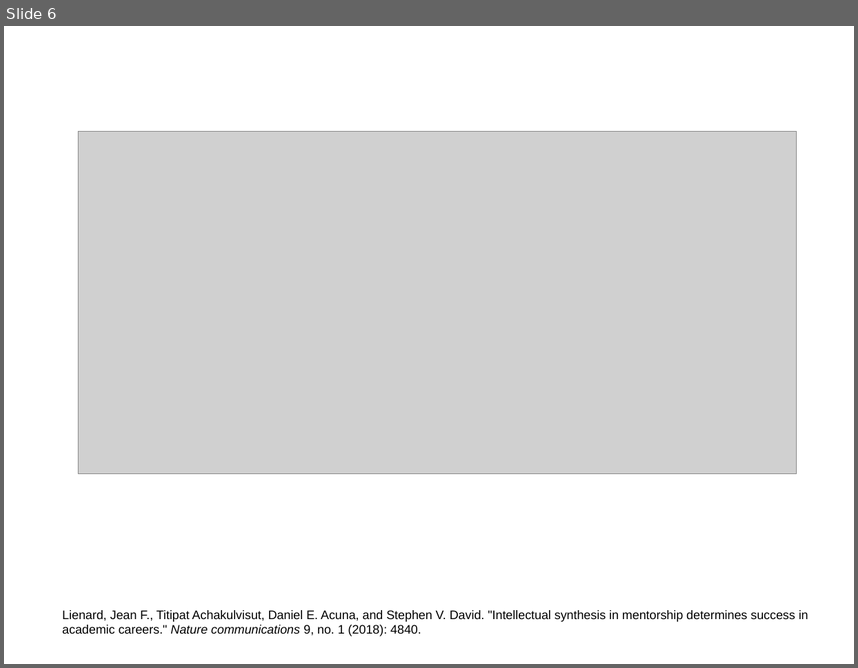
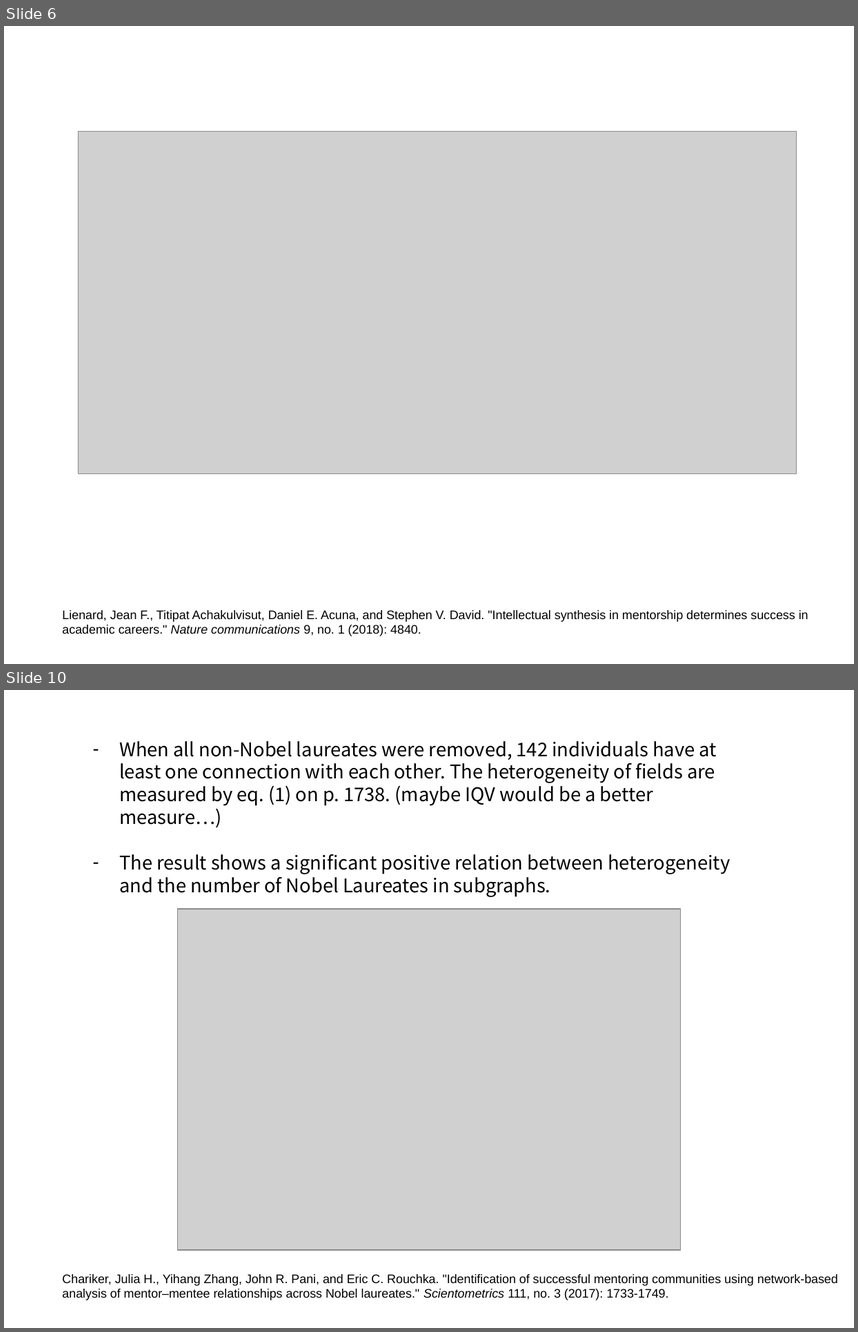
Before and after one commit to Donghyun-Kang-Soc/neurotree_project, a slide deck: NeuroTree_lit_review_Donghyun.pptx. Shown one above the other, each under a label of ours: slide 6 before the commit, slides 6 and 10 after it; the slides between them are not shown. The pictures are 858x668 and 858x1332 pixels, drawn with LibreOffice and Linux fonts; fonts in the diff are those of the drawing; grey boxes stand for pictures. Boxes give left, top, right and bottom in pixels: in the first picture for what was removed or moved away, otherwise in the second. Text is boxed around its words. In the diff, an @@ line names an element or a change of style, - is before the commit and + after.

```diff
--- a/NeuroTree_lit_review_Donghyun.pptx
+++ b/NeuroTree_lit_review_Donghyun.pptx
@@ slide 10 added at (4,690,854,1328), background #FFFFFF @@
@@ text added at (119,741,730,897), 16 pt, text #000000 @@
+– When all non-Nobel laureates were removed, 142 individuals have at least one connection with each other. The heterogeneity of fields are measured by eq. (1) on p. 1738. (maybe IQV would be a better measure…)
+– The result shows a significant positive relation between heterogeneity and the number of Nobel Laureates in subgraphs.
@@ picture added at (177,909,681,1250) @@
@@ text added at (62,1274,838,1300), 10.5 pt, text #000000 @@
+Chariker, Julia H., Yihang Zhang, John R. Pani, and Eric C. Rouchka. "Identification of successful mentoring communities using network-based analysis of mentor–mentee relationships across Nobel laureates." Scientometrics 111, no. 3 (2017): 1733-1749.
```
Also in this commit, not shown: 2 slides changed, 2 other slides added.
